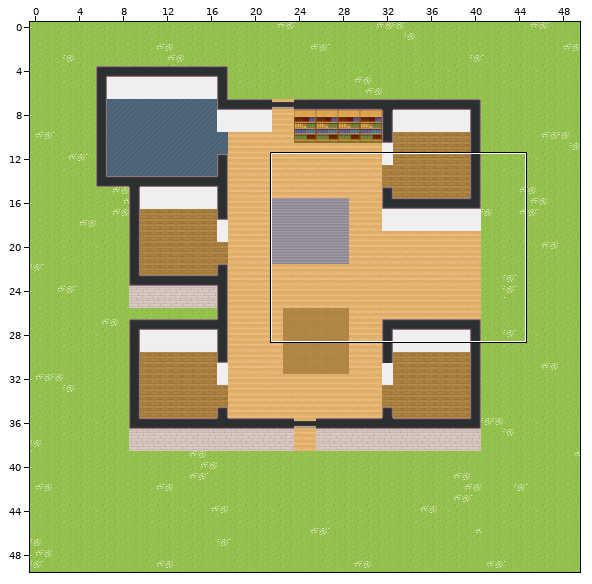
A Tiled map (JSON) gets an edit: office-ps.tmj. The picture above shows the old version from afar; the outline marks the close-up.
Close-up. Before the commit:
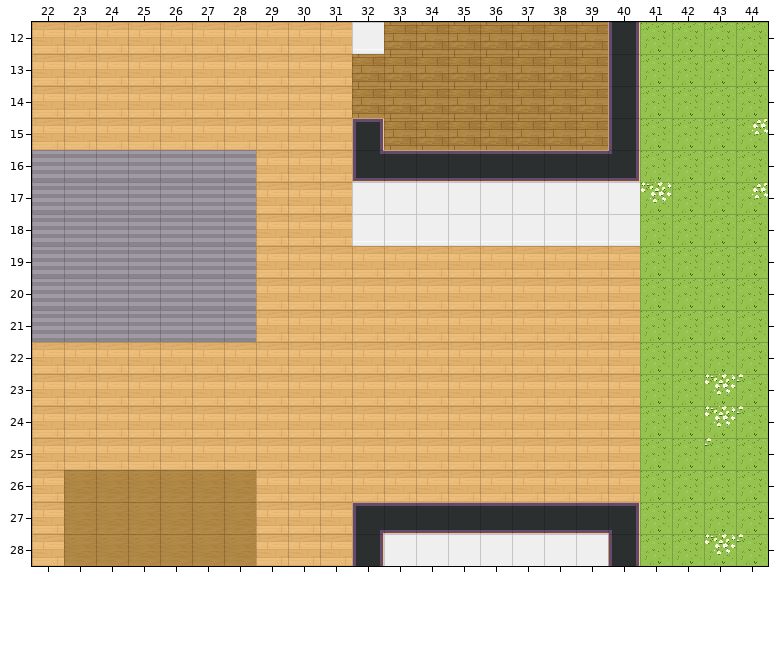
Cells are 32x32 px. Shown: x 22..44, y 12..28.
New version:
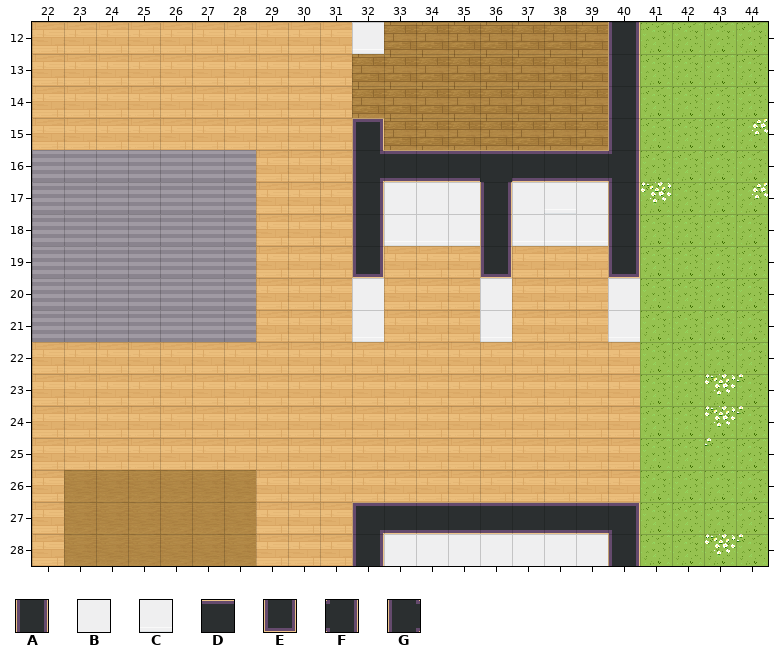
Key: from "Chunk 1": A 22, B 23, C 29, D 37, E 54, F 70, G 90.
_ is an empty cell.
What changed:
Layer "Transport":
y 16: x 32 _ -> G; x 36 _ -> D; x 40 _ -> F
y 17..18: x 32 _ -> A; x 36 _ -> A; x 40 _ -> A
y 19: x 32 _ -> E; x 36 _ -> E; x 40 _ -> E
y 20: x 32 _ -> B; x 36 _ -> B; x 40 _ -> B
y 21: x 32 _ -> C; x 36 _ -> C; x 40 _ -> C
